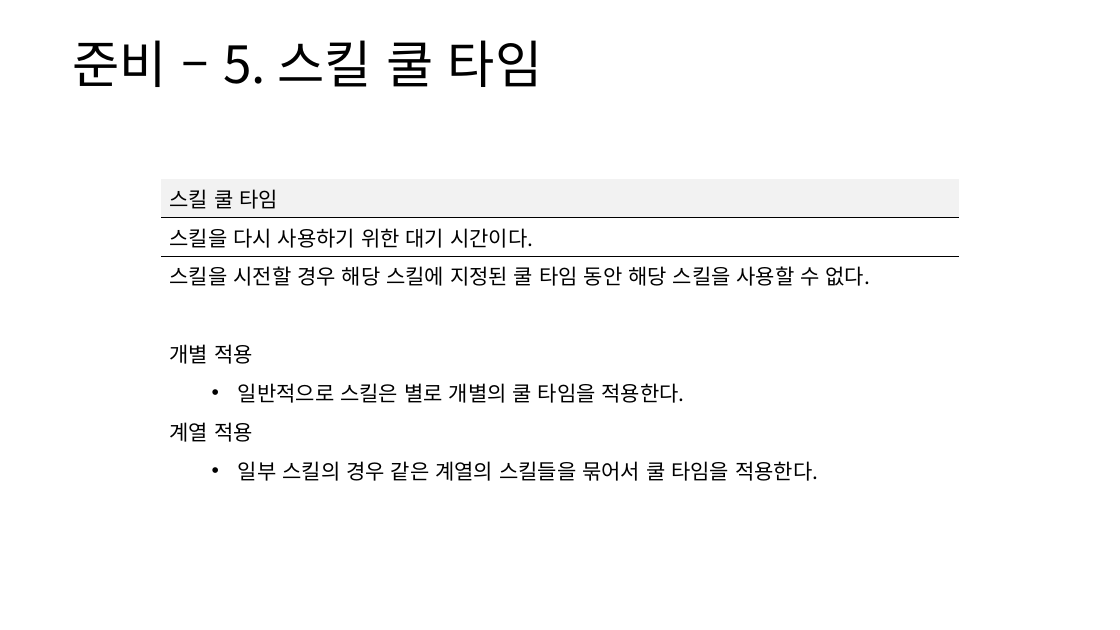
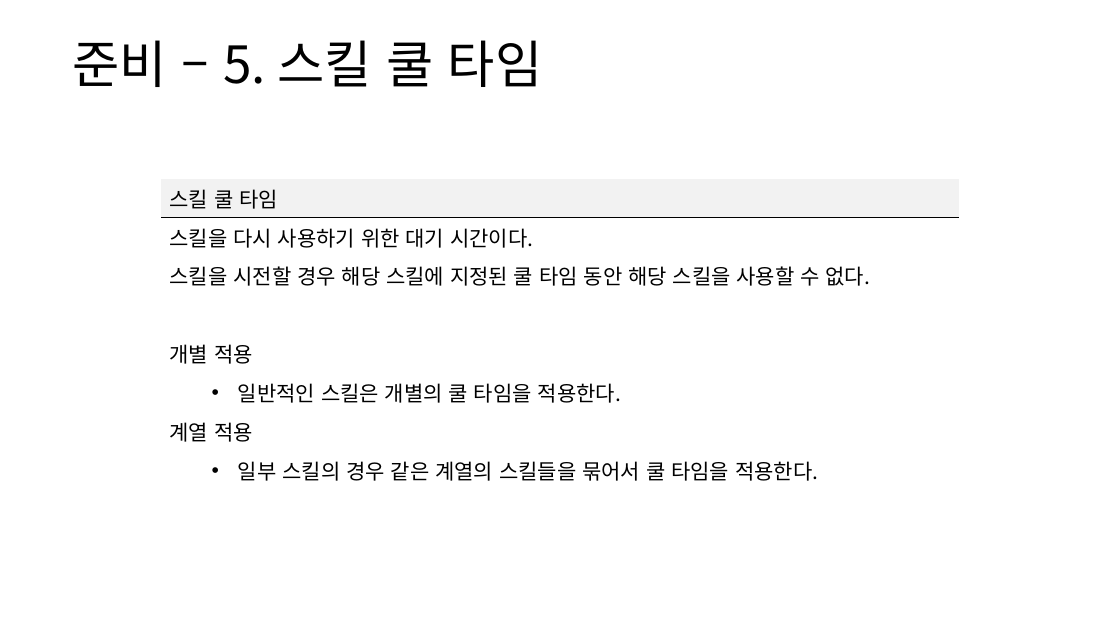
Before and after one commit to yjk0401/unityenginebasic_9th, a slide deck: slide 21 of 기획/방랑엽사전/스킬 시스템 기획서.pptx. Drawn at 1120x630 pixels with LibreOffice and Linux fonts; fonts in the diff are those of the drawing. Boxes give left, top, right and bottom in pixels: in the first picture for what was removed or moved away, otherwise in the second. Text is boxed around its words. In the diff, an @@ line names an element or a change of style, - is before the commit and + after.

```diff
--- a/기획/방랑엽사전/스킬 시스템 기획서.pptx
+++ b/기획/방랑엽사전/스킬 시스템 기획서.pptx
@@ table at (x1=161, y1=179, x2=960, y2=485) @@
-row 6, column 1: 일반적으로 스킬은 별로 개별의 쿨 타임을 적용한다.
+row 6, column 1: 일반적인 스킬은 개별의 쿨 타임을 적용한다.
@@ borders changed @@
```
Also in this commit, not shown: 8 other slides changed, 1 slide added, 7 other files.
